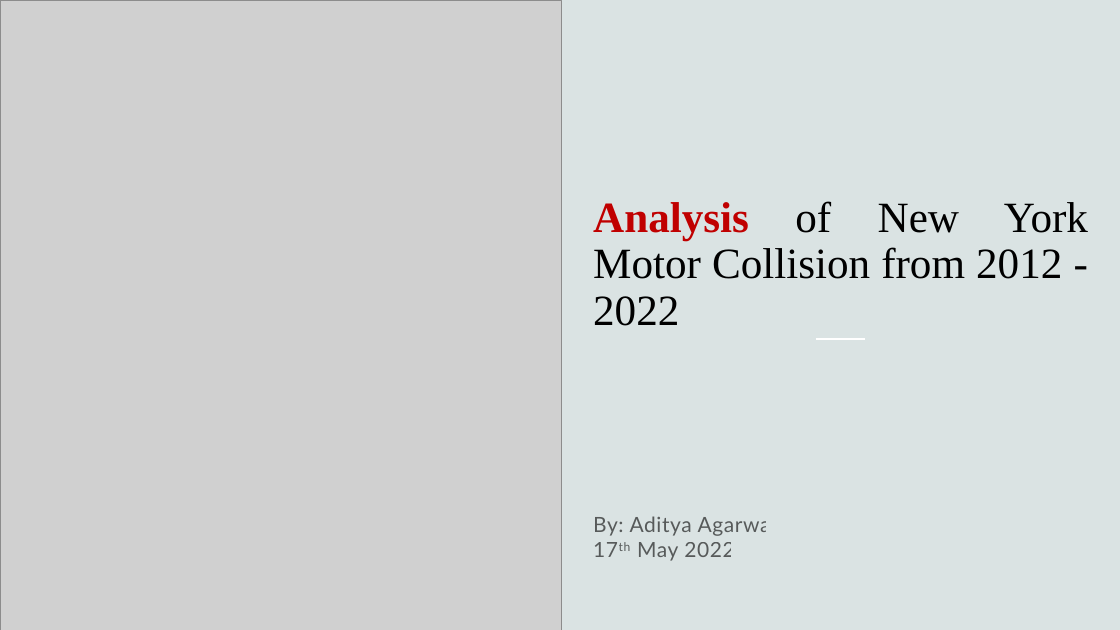
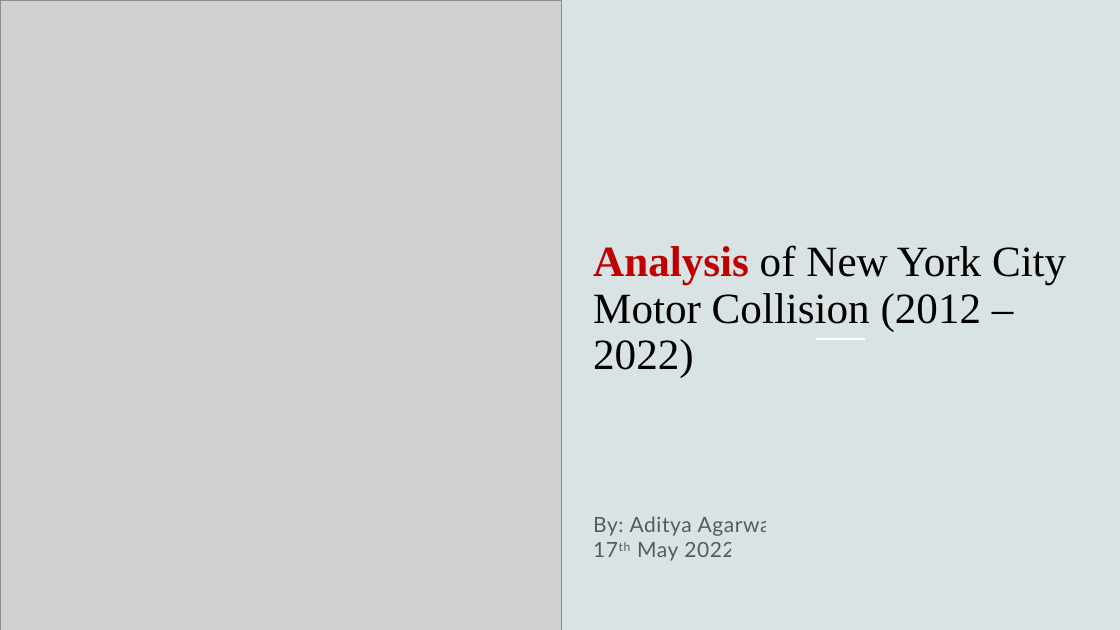
Before and after one commit to adiag321/NYPD-Motor-Collision-Analysis, a slide deck: slide 1 of Analysis of Motor Collision In NYC.pptx. Drawn at 1120x630 pixels with LibreOffice and Linux fonts; fonts in the diff are those of the drawing; grey boxes stand for pictures. Boxes give left, top, right and bottom in pixels: in the first picture for what was removed or moved away, otherwise in the second. Text is boxed around its words. In the diff, an @@ line names an element or a change of style, - is before the commit and + after.

Commit message:
Updating ppt, Readme.md

```diff
--- a/Analysis of Motor Collision In NYC.pptx
+++ b/Analysis of Motor Collision In NYC.pptx
@@ title at (x1=593, y1=245, x2=1066, y2=378): text changed @@
-Analysis of New York Motor Collision from 2012 - 2022
+Analysis of New York City Motor Collision (2012 – 2022)
```
Also in this commit, not shown: 3 other files.
